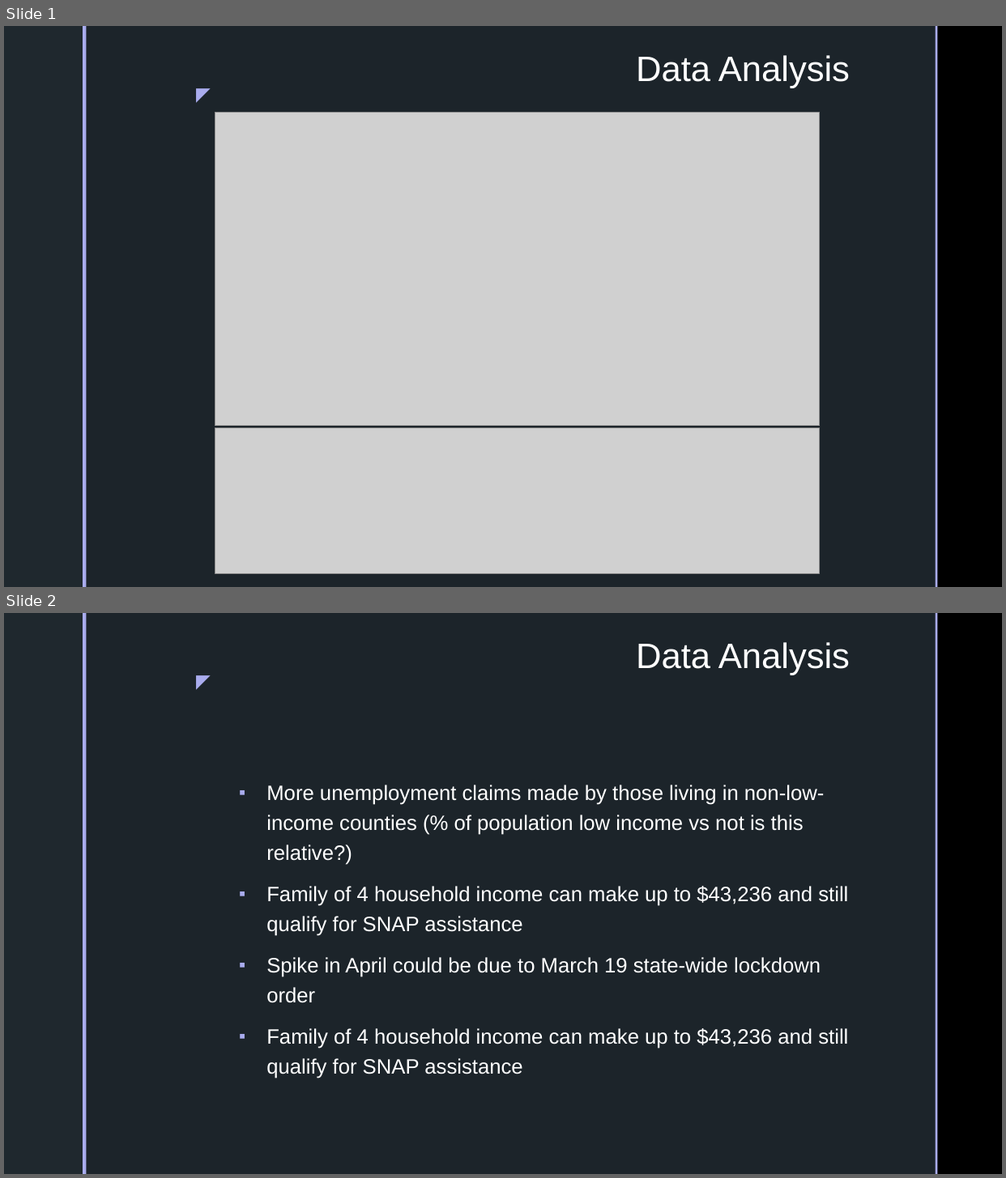
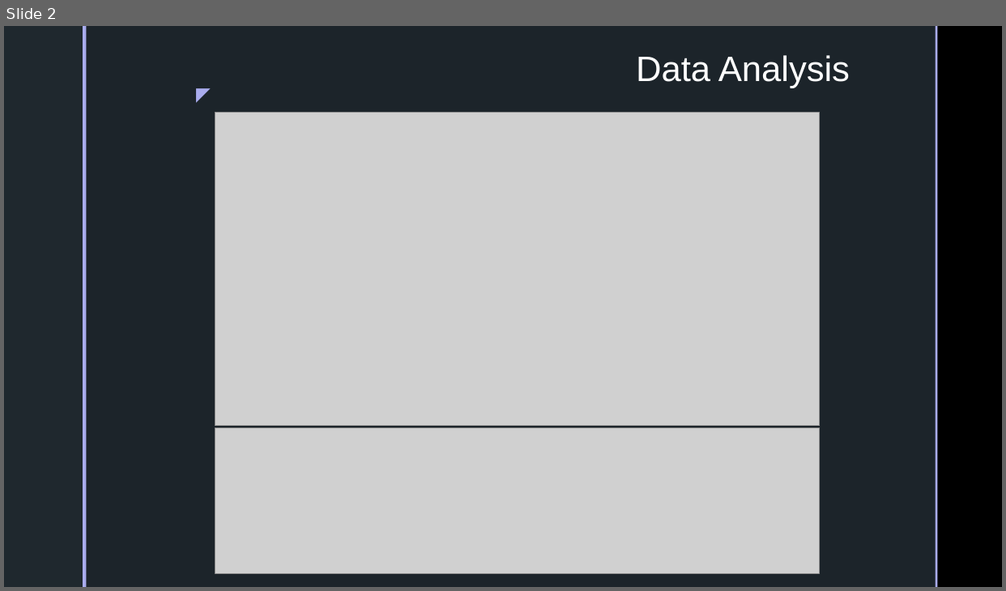
Before and after one commit to inkosi-codes/Covid-19-and-Low-Income-Communities, a slide deck: docs/Presentation/Power-Point.pptx. Shown one above the other, each under a label of ours: slides 1 and 2 before the commit, slide 2 after it. The pictures are 1006x1178 and 1006x591 pixels, drawn with LibreOffice and Linux fonts; fonts in the diff are those of the drawing; grey boxes stand for pictures; background and template pictures are left out. Boxes give left, top, right and bottom in pixels: in the first picture for what was removed or moved away, otherwise in the second. Text is boxed around its words. In the diff, an @@ line names an element or a change of style, - is before the commit and + after.

Commit message:
updated PP deck

```diff
--- a/docs/Presentation/Power-Point.pptx
+++ b/docs/Presentation/Power-Point.pptx
@@ slide 2 removed at [4, 613, 1002, 1174], background picture (left out); not listed: 5 template elements that a slide beside it also shows @@
@@ title removed at [636, 642, 850, 675] @@
-Data Analysis
@@ text removed at [266, 785, 848, 1079] @@
-▪ More unemployment claims made by those living in non-low-income counties (% of population low income vs not is this relative?)
-▪ Family of 4 household income can make up to $43,236 and still qualify for SNAP assistance
-▪ Spike in April could be due to March 19 state-wide lockdown order
-▪ Family of 4 household income can make up to $43,236 and still qualify for SNAP assistance
@@ what was slide 1 is now slide 2 @@
```
Also in this commit, not shown: 2 slides added, 2 other files.
